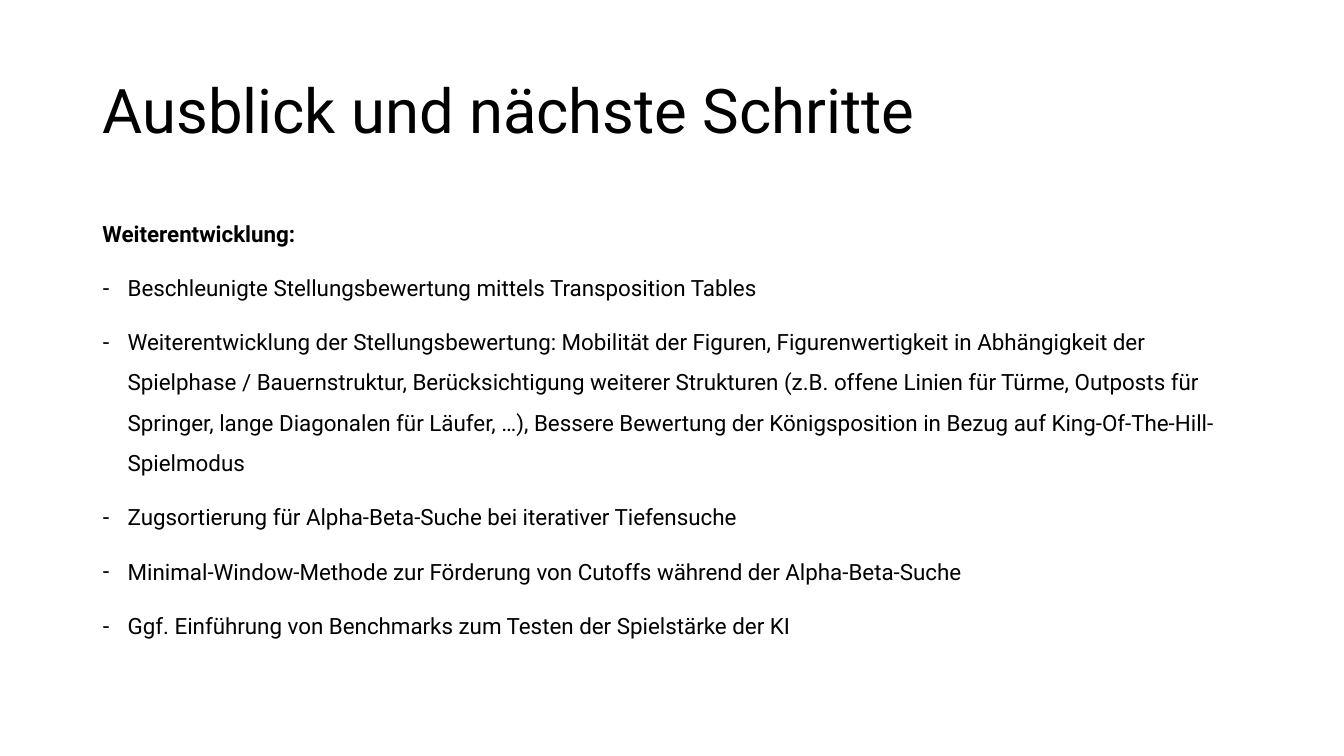
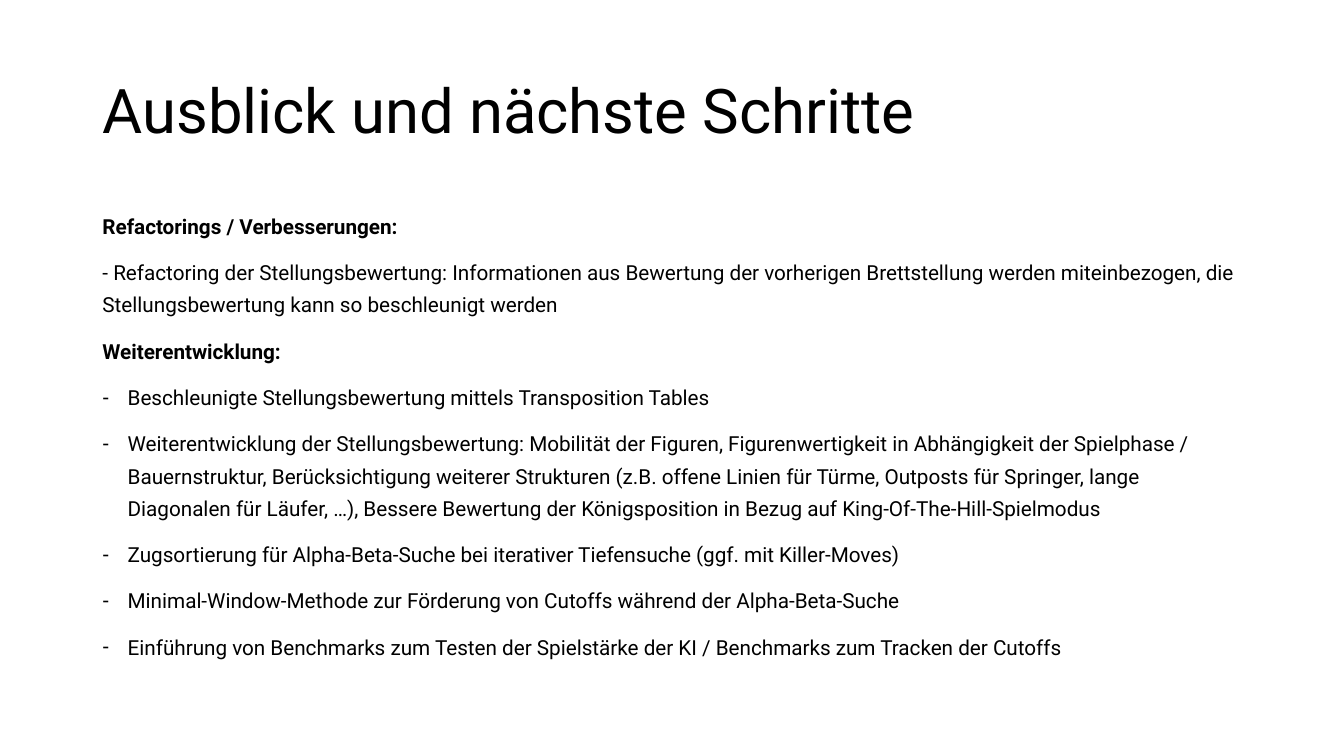
Before and after one commit to patrickzda/chess_engine, a slide deck: slide 10 of PJ_KI_MST2.pptx (slide 8 before the commit). Drawn at 1344x756 pixels with LibreOffice and Linux fonts; fonts in the diff are those of the drawing. Boxes give left, top, right and bottom in pixels: in the first picture for what was removed or moved away, otherwise in the second. Text is boxed around its words. In the diff, an @@ line names an element or a change of style, - is before the commit and + after.

```diff
--- a/PJ_KI_MST2.pptx
+++ b/PJ_KI_MST2.pptx
@@ text at bbox=[102, 218, 1234, 317]: paragraphs added @@
+Refactorings / Verbesserungen:
+- Refactoring der Stellungsbewertung: Informationen aus Bewertung der vorherigen Brettstellung werden miteinbezogen, die Stellungsbewertung kann so beschleunigt werden
@@ text at bbox=[102, 343, 1175, 613]: size 16 to 14.8 pt in "Weiterentwicklung:", "Beschleunigte Stellungsbewertung mittels Transposition Table ...", "Weiterentwicklung der Stellungsbewertung: Mobilität der Figu ...", "Minimal-Window-Methode zur Förderung von Cutoffs während der ..."; line spacing 1.5 to 1.3 @@
@@ text at bbox=[128, 545, 899, 567]: text changed; size 16 to 14.8 pt @@
-– Zugsortierung für Alpha-Beta-Suche bei iterativer Tiefensuche
+– Zugsortierung für Alpha-Beta-Suche bei iterativer Tiefensuche (ggf. mit Killer-Moves)
@@ text at bbox=[128, 639, 1061, 660]: text changed; size 16 to 14.8 pt @@
-– Ggf. Einführung von Benchmarks zum Testen der Spielstärke der KI
+– Einführung von Benchmarks zum Testen der Spielstärke der KI / Benchmarks zum Tracken der Cutoffs
```
Also in this commit, not shown: 3 other slides changed, 2 slides added, 4 other files.
